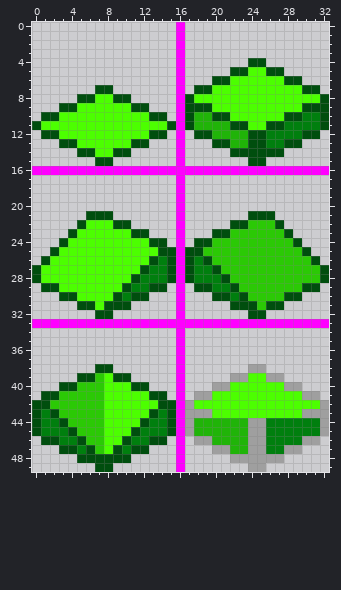
Edited in one commit: pixel-art sprite (isometric-tilemap/tiles-16x16-s1-1.png). The picture above was drawn from the file before the commit.
The file is 33x50 pixels.
After:
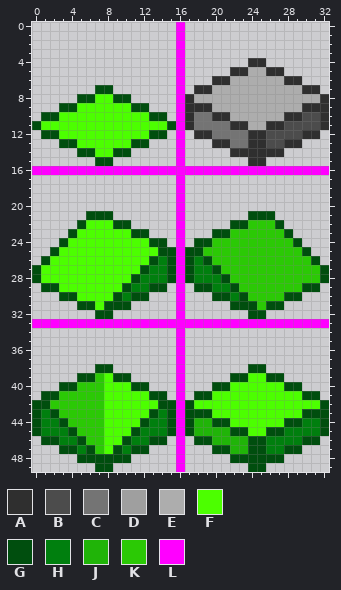
Palette (. is transparent): A #2f2f2f  B #4c4c4c  C #747474  D #9f9f9f  E #adadad  F #4cff00  G #004e0e  H #007f0e  J #20b408  K #2bc905  L #ff00ff
What changed:
@@ x 15..32 @@
  3 .L................
- 4 .L.......GG.......
- 5 .L.....GGFFGG.....
- 6 .L...GGFFFFFFGG...
- 7 .L.GGFFFFFFFFFFGG.
- 8 .LGFFFFFFFFFFFFFFG
- 9 .LGGGFFFFFFFFFFGGG
-10 .LGJJGGFFFFFFGGHHG
-11 GLGJJJJGGFFGGHHHHG
-12 .L.GGJJJJGGHHHHGG.
-13 .L...GGJJGGHHGG...
-14 .L.....GGGGGG.....
-15 .L.......GG.......
+ 4 .L.......AA.......
+ 5 .L.....AAEEAA.....
+ 6 .L...AAEEEEEEAA...
+ 7 .L.AAEEEEEEEEEEAA.
+ 8 .LAEEEEEEEEEEEEEEA
+ 9 .LAAAEEEEEEEEEEAAA
+10 .LACCAAEEEEEEAABBA
+11 GLACCCCAAEEAABBBBA
+12 .L.AACCCCAABBBBAA.
+13 .L...AACCAABBAA...
+14 .L.....AAAAAA.....
+15 .L.......AA.......
 16 LLLLLLLLLLLLLLLLLL
@@ x 15..32 @@
 37 .L................
-38 .L.......DD.......
-39 .L.....DDFFDD.....
-40 .L...DDFFFFFFDD...
-41 .L.DDFFFFFFFFFFDD.
-42 GLDFFFFFFFFFFFFFFD
-43 GLDDDFFFFFFFFFFDDD
-44 GLDJJJJJJDDHHHHHHD
-45 GLDJJJJJJDDHHHHHHD
-46 .L.DDJJJJDDHHHHDD.
-47 .L...DDJJDDHHDD...
-48 .L.....DDDDDD.....
-49 .L.......DD.......
+38 .L.......GG.......
+39 .L.....GGFFGG.....
+40 .L...GGFFFFFFGG...
+41 .L.GGFFFFFFFFFFGG.
+42 GLGFFFFFFFFFFFFFFG
+43 GLGGGFFFFFFFFFFGGG
+44 GLGJJGGFFFFFFGGHHG
+45 GLGJJJJGGFFGGHHHHG
+46 .L.GGJJJJGGHHHHGG.
+47 .L...GGJJGGHHGG...
+48 .L.....GGGGGG.....
+49 .L.......GG.......
Pixel boxes of the changes (left, top, right, bottom) in both pictures:
changed: (185, 58, 329, 166)
changed: (185, 364, 329, 472)
